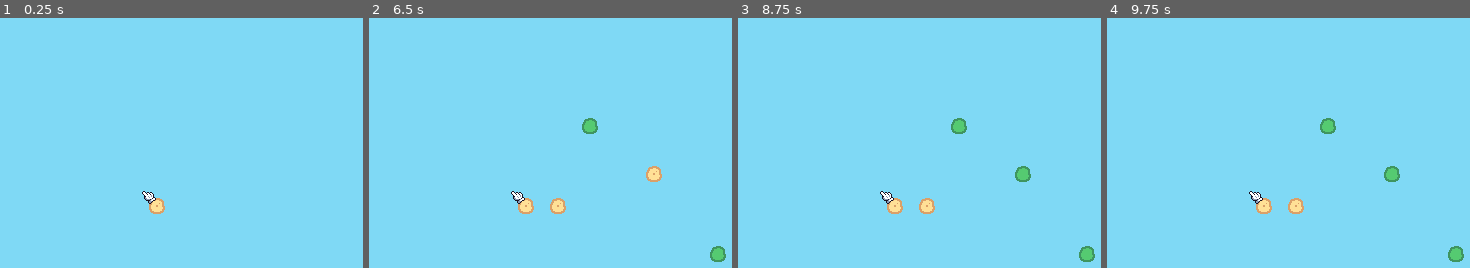
Above: before the commit, frames 1-4 (left to right).
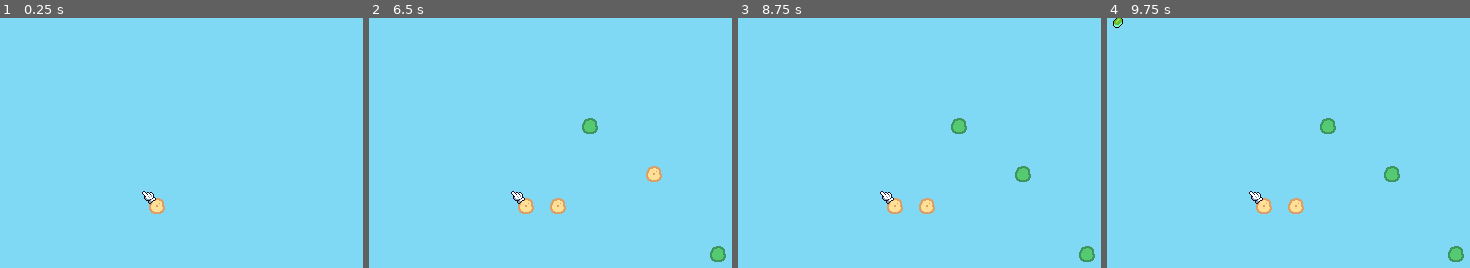
Above: after the commit, the same moments.

Repository: ninesliced/micro-jam-061
Game: Godot game, scene res://src/scripts/game/game.tscn
The game is run twice, just before and just after one commit, with the same random seed, the same clock (stepped at 60 frames per second) and the same inputs. This scene is started directly instead of the project's main scene.
Inputs (mouse positions are in pixels of both pictures, inside the frame that each line leads up to):
- Up to frame 1 (0.25 s): no input
- Up to frame 2 (6.5 s): tap Enter at 0.5, 2, 3.5 s; move the mouse to (659, 180) at 0.52 s; hold Shift 0.53-1.28 s; click (659, 180) at 0.67 s; tap Space at 0.77, 1.25, 1.52, 2.75, 3.02, 3.77, 4.25, 4.52, 6.02 s; move the mouse to (390, 215) at 1.27 s; tap Shift every 1.5 s from 1.35 to 5.85 s; click (390, 215) at 1.42 s; move the mouse to (583, 118) at 2.02 s; hold Shift 2.03-2.78 s; click (583, 118) at 2.17 s; move the mouse to (outside the picture) at 2.77 s; click (outside the picture) at 2.92 s; move the mouse to (710, 253) at 3.52 s; hold Shift 3.53-4.28 s; click (710, 253) at 3.67 s; move the mouse to (outside the picture) at 4.27 s; click (outside the picture) at 4.42 s; move the mouse to (550, 198) at 5.02 s; hold Shift 5.03-5.78 s; click (550, 198) at 5.17 s; move the mouse to (423, 108) at 5.77 s; click (423, 108) at 5.92 s
- Up to frame 3 (8.75 s): move the mouse to (1028, 180) at 6.52 s; hold Shift 6.53-7.28 s; click (1028, 180) at 6.67 s; tap Space at 6.77, 7.52 s; move the mouse to (759, 215) at 7.27 s; tap Shift at 7.35 s; click (759, 215) at 7.42 s; move the mouse to (952, 118) at 8.02 s; hold Shift from 8.03 s (still down); click (952, 118) at 8.17 s
- Up to frame 4 (9.75 s): move the mouse to (outside the picture) at 8.77 s; release Shift at 8.78 s; tap Shift at 8.85 s; click (outside the picture) at 8.92 s; tap Space at 9.02 s; move the mouse to (1448, 253) at 9.52 s; hold Shift from 9.53 s (still down); click (1448, 253) at 9.67 s

Frames 1-3 are identical in both runs. In frame 4, less than 0.1% of the frame differs, in the area x 1-5%, y 0-4%.

Commit message:
spawn pickable in random position within radius

Diff:
--- a/src/scripts/pickable/pickable_spawner.gd
+++ b/src/scripts/pickable/pickable_spawner.gd
@@ -8,6 +8,8 @@
 @export var spawn_enable : bool = true
 @export var min_spawn_delay : float = 5.0
 @export var max_spawn_delay : float = 10.0
+
+@export var spawn_radius :float = 35.0
 
 var spawn_delay : float:
 	get:
@@ -32,6 +34,10 @@
 func spawn_random() -> void:
 	var new_item : PickableItem = pickable_item_scene.instantiate() as PickableItem
 	add_child(new_item)
+	var angle = randf_range(0, TAU)
+	var distance = randf_range(0, spawn_radius)
+	var random_pos = Vector2.RIGHT.rotated(angle) * distance
+	new_item.position = random_pos
 	new_item.moving_direction = possible_directions.pick_random()
 	new_item.resource = spawnable_items.pick_random()
 	new_item.load_resource()
